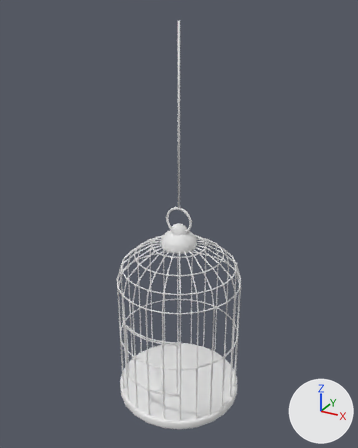
The FBX model Save the SteamBird/Assets/Art/Birdcage/Birdcage.fbx: old version first, new version second.
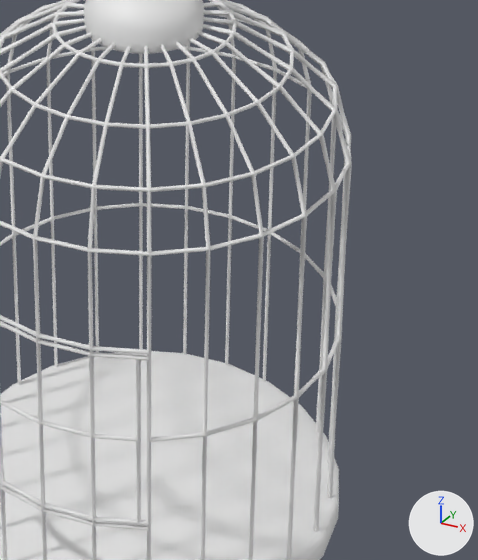
There are two pictures of each version: one whole from a camera (50 mm lens) standing at (1.0, -1.817, 1.84) and looking at (-0.006, 0.012, 0.925), one close up on the part from 38% to 78% of the width and 53% to 91% of the height. Lighting does not change. The marker at lower right points along +X, +Y and +Z. Where no turn or scale is listed for an object, it has been applied to the vertices.

The first close-up shows 'BirdCage.001'.
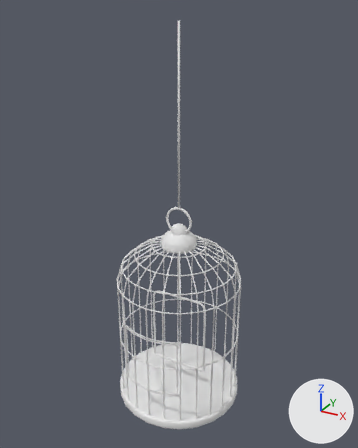
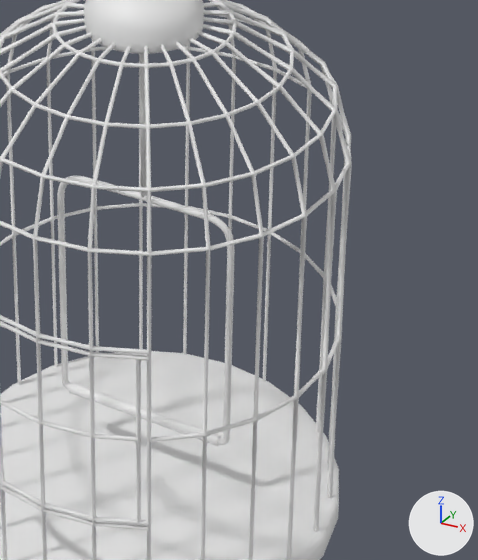
The change, as a list of edits to the scene's bpy script:
```text
Change me_cylinder_005:
    used by ob_birdcage_001; location = (0.0, 0.0, 0.0)
    remove me_cylinder_005.from_pydata(...)  # 7040 vertices, 7349 faces; spans x -0.31..0.31, y -0.31..0.31, z 0.0..1.79
    add me_cylinder_005.from_pydata(...)  # 7882 vertices, 8213 faces; spans x -0.31..0.31, y -0.31..0.31, z 0.0..1.79
    me_cylinder_005 part 1: a new loose piece, a 24-sided cylinder along z spanning x -0.005..0.005, y -0.005..0.005, z 0.544..0.884
    me_cylinder_005 part 2: a new loose piece of 792 vertices spanning x -0.15..0.15, y -0.01..0.01, z 0.14..0.55
```

What differs and where, as boxes [x1, y1, x2, y2] in the close-ups (478 x 560 px):
part 1 of me_cylinder_005, added: after [141, 54, 147, 198]
part 2 of me_cylinder_005, added: after [57, 175, 235, 446]
